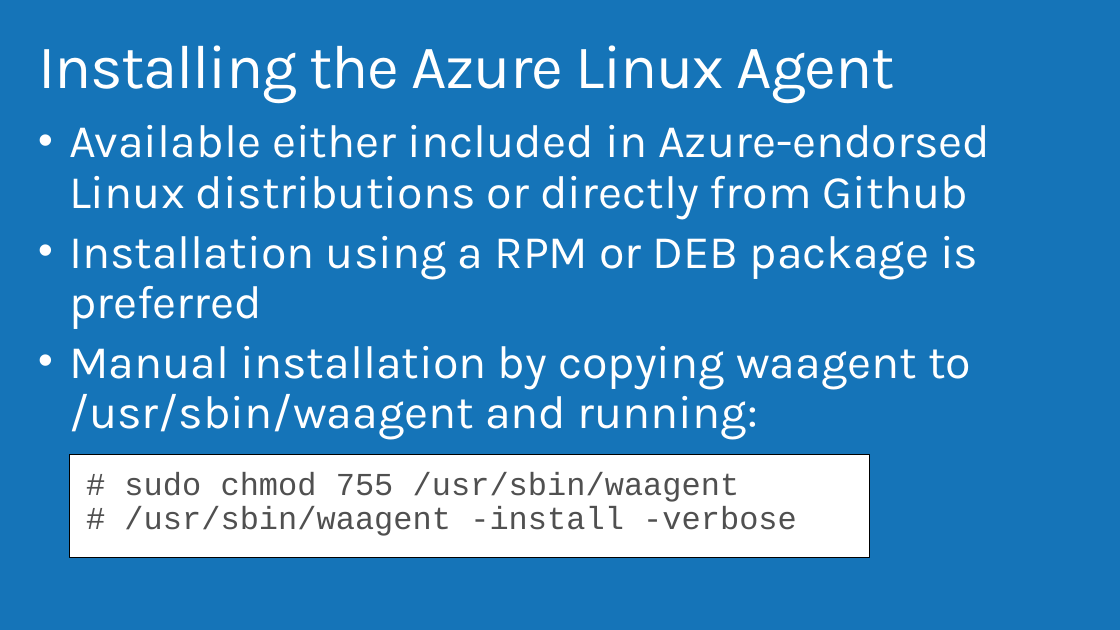
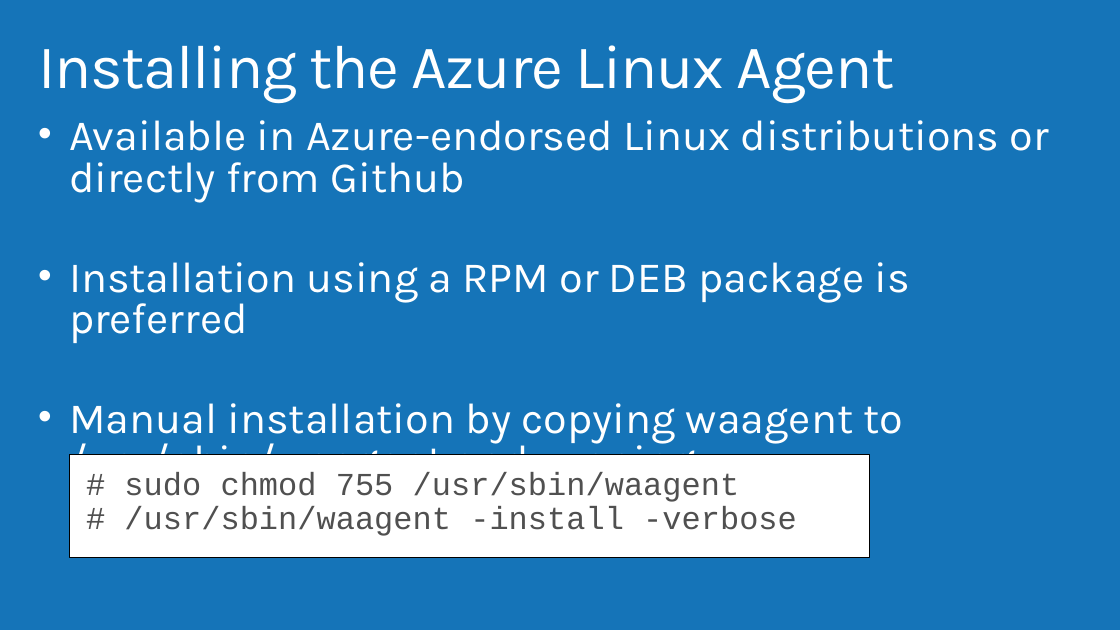
Before and after one commit to AzureCAT-GSI/SAP-on-Azure, a slide deck: slide 44 of SAP-on-Azure-Workshop-multi-day-/Presentations/Architecting VM Hybrid Solutions.pptx (slide 42 before the commit). Drawn at 1120x630 pixels with LibreOffice and Linux fonts; fonts in the diff are those of the drawing; background and template pictures are left out. Boxes give left, top, right and bottom in pixels: in the first picture for what was removed or moved away, otherwise in the second. Text is boxed around its words. In the diff, an @@ line names an element or a change of style, - is before the commit and + after.

Commit message:
some final updates

```diff
--- a/SAP-on-Azure-Workshop-multi-day-/Presentations/Architecting VM Hybrid Solutions.pptx
+++ b/SAP-on-Azure-Workshop-multi-day-/Presentations/Architecting VM Hybrid Solutions.pptx
@@ text at [69,120,1049,203]: text changed; size 40 to 37 pt @@
-• Available either included in Azure-endorsed Linux distributions or directly from Github
+• Available in Azure-endorsed Linux distributions or directly from Github
@@ text at [69,262,910,486]: size 40 to 37 pt in "Installation using a RPM or DEB package ...", "Manual installation by copying waagent to /usr/sbin/waagent ..."; line spacing 0.9 to 0.8 @@
```
Also in this commit, not shown: 4 other slides changed, 2 slides added.
